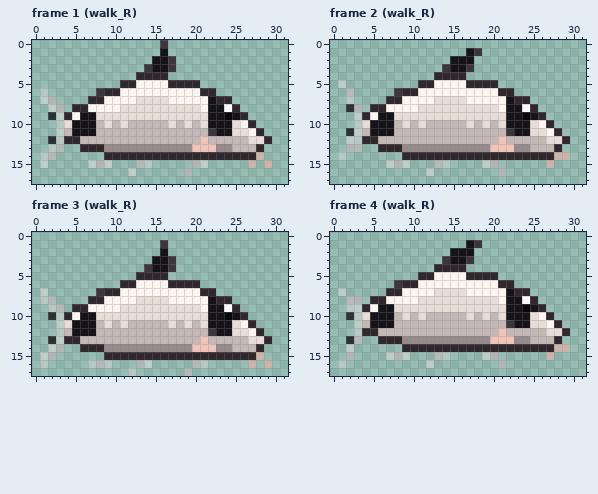
A pixel-art file gets an edit: assets/creatures/freshwater/planted_freshwater/pf_panda_cory.aseprite. This is how it looked before the edit.
32x18 pixels, 16 frames. Colours within 5 levels of each other are drawn and written as one. Shown: frame 1 (walk_R), frame 2 (walk_R), frame 3 (walk_R), frame 4 (walk_R). The commit also changed other frames, which this record leaves out.
New version:
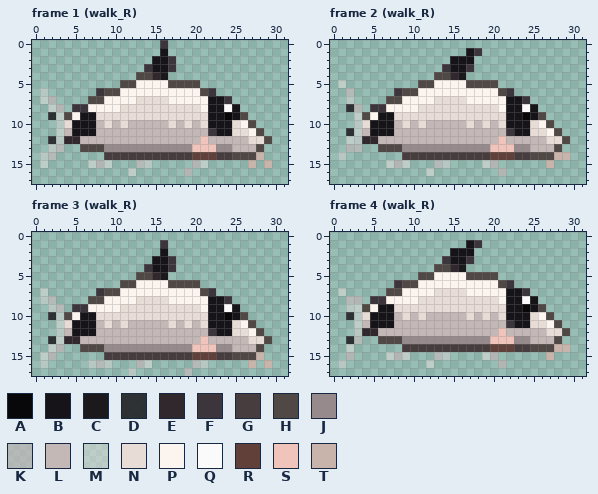
Palette (. is transparent): A #08080a  B #161418  C #1c191d  D #1e1c20dc  E #30282c  F #3c363c  G #473d3f  H #4f4844  J #968a8c  K #beb8b8be  L #c4b8b6  M #e2dedc82  N #e8dcd6  P #fcf4ee  Q #fafafa  R #614039  S #f0c4ba  T #c8b4aa
Edits made:
Frame 1 (walk_R):
y 4: x 13..14 EE -> HH; x 16 E -> C
y 5: x 11..12 EE -> HH; x 17..20 EEEE -> HHHH
y 6: x 9..10 EE -> HH; x 21..22 EE -> HF
y 7: x 7..8 EE -> HH; x 23..24 EE -> BF
y 8: x 5..6 EE -> FF; x 25 E -> B
y 9: x 4 E -> H; x 26 E -> H
y 10: x 27 E -> H
y 11: x 28 E -> H
y 12: x 29 E -> H
y 13: x 6..8 EEE -> HHH; x 28 E -> H
y 14: x 9..27 EEEEEEEEEEEEEEEEEEE -> GGGGGGGGGGGRRRGGHHH
Frame 2 (walk_R): the same change as frame 1 (walk_R)
Frame 3 (walk_R):
y 5: x 13..14 EE -> HH; x 16 E -> C
y 6: x 11..12 EE -> HH; x 17..20 EEEE -> HHHH
y 7: x 9..10 EE -> HH; x 21..22 EE -> HF
y 8: x 7..8 EE -> HH; x 23..24 EE -> BF
y 9: x 5..6 EE -> FF; x 25 E -> B
y 10: x 4 E -> H; x 26 E -> H
y 11: x 27 E -> H
y 12: x 28 E -> H
y 13: x 29 E -> H
y 14: x 6..8 EEE -> HHH; x 28 E -> H
y 15: x 9..27 EEEEEEEEEEEEEEEEEEE -> GGGGGGGGGGGRRRGGHHH
Frame 4 (walk_R): the same change as frame 1 (walk_R)
